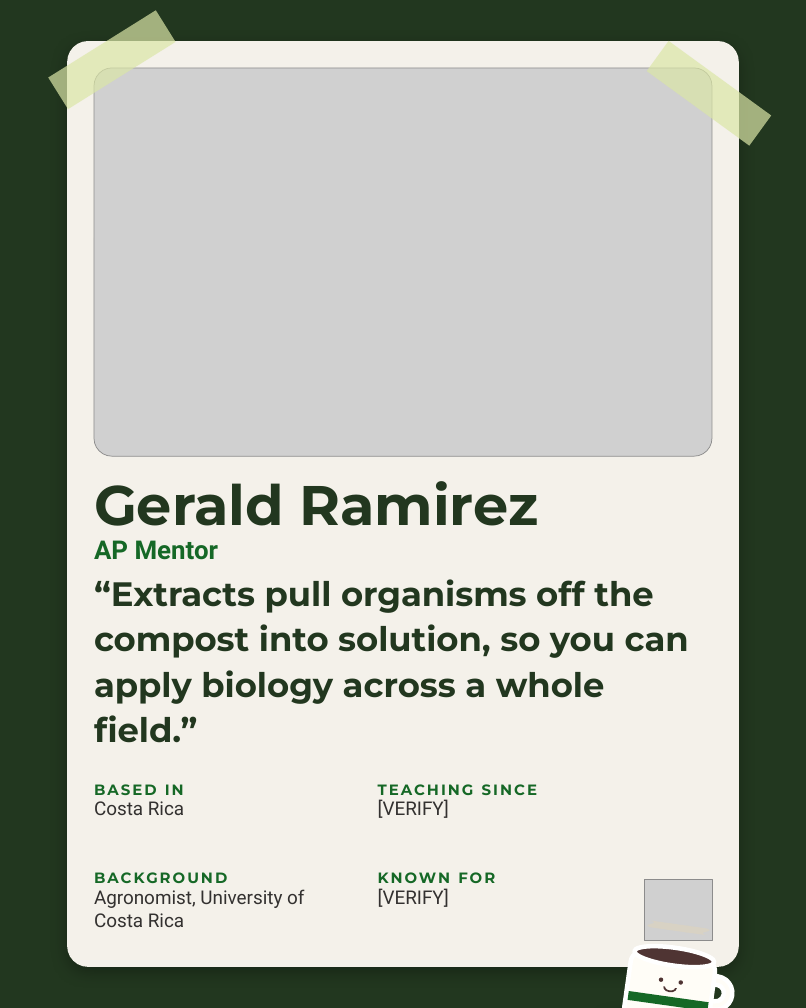
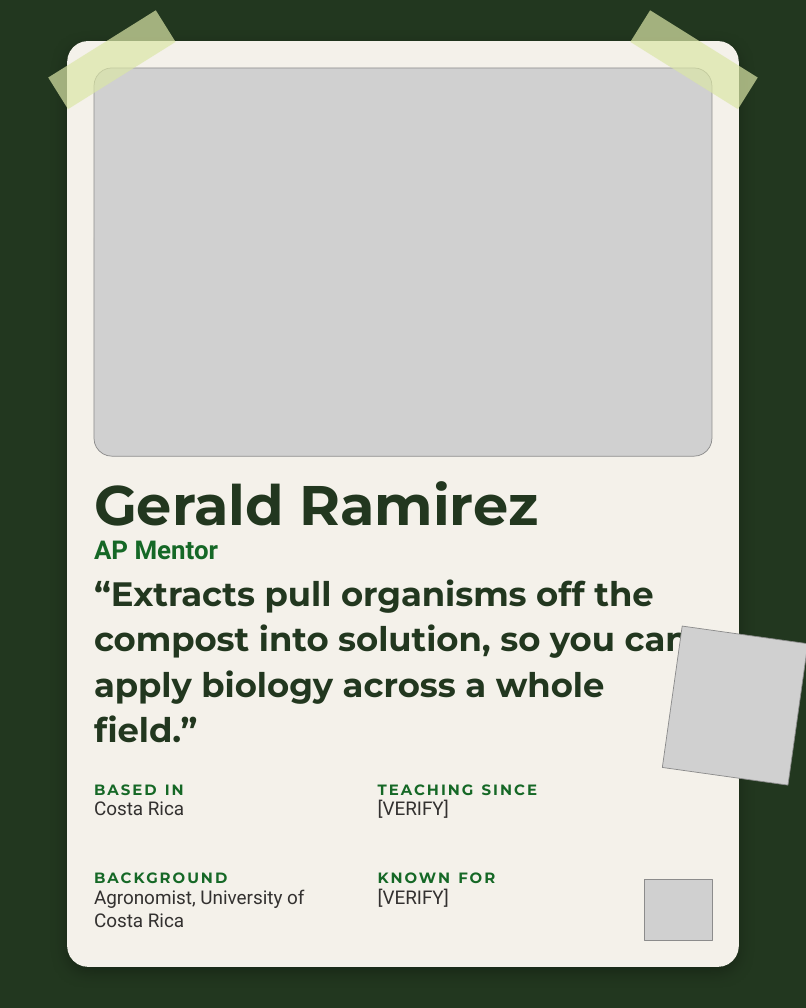
Before and after one commit to linneamoritznyc/SFW-SocialMedia, a slide deck: slide 11 of templates/posts/october/05-10-2026-mon-ig-teachers-day.pptx. Drawn at 806x1008 pixels with LibreOffice and Linux fonts; fonts in the diff are those of the drawing; grey boxes stand for pictures. Boxes give left, top, right and bottom in pixels: in the first picture for what was removed or moved away, otherwise in the second. Text is boxed around its words. In the diff, an @@ line names an element or a change of style, - is before the commit and + after.

```diff
--- a/templates/posts/october/05-10-2026-mon-ig-teachers-day.pptx
+++ b/templates/posts/october/05-10-2026-mon-ig-teachers-day.pptx
@@ rectangle at (x1=630, y1=10, x2=758, y2=109): rotation 36 to 32 degrees @@
@@ picture added at (x1=663, y1=626, x2=806, y2=785) @@
@@ group removed at (x1=601, y1=942, x2=734, y2=1008): 4 ellipses, 1 donut, 1 rounded rectangle, 1 rectangle, 1 arch (boxed as its full ring) @@
```
Also in this commit, not shown: 15 other slides changed, 33 other files.
